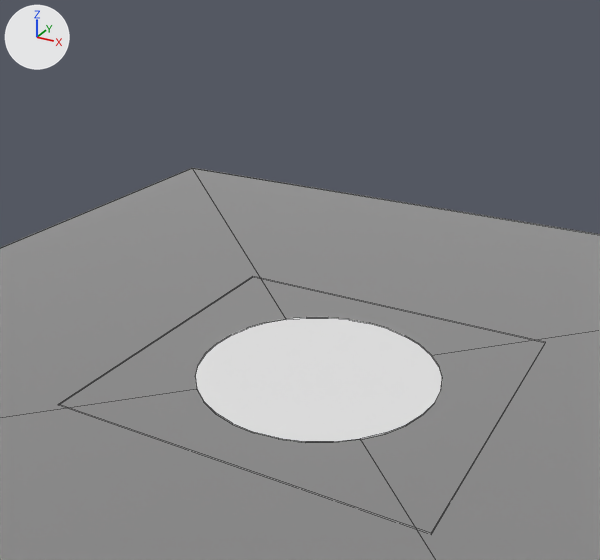
The Blender file fbx/New Folder/Map_MOD.blend as it was, and as the next commit left it.
One viewpoint serves both versions: a 50 mm camera at (6.81, -13.17, 8.54) aimed at (-0.1, -0.59, 2.25). Lighting does not change. The marker at upper left points along +X, +Y and +Z. Mesh edges are drawn as thin lines.

Objects in the first picture: 'Large_room_bottom', 'small_colway_bottom'.
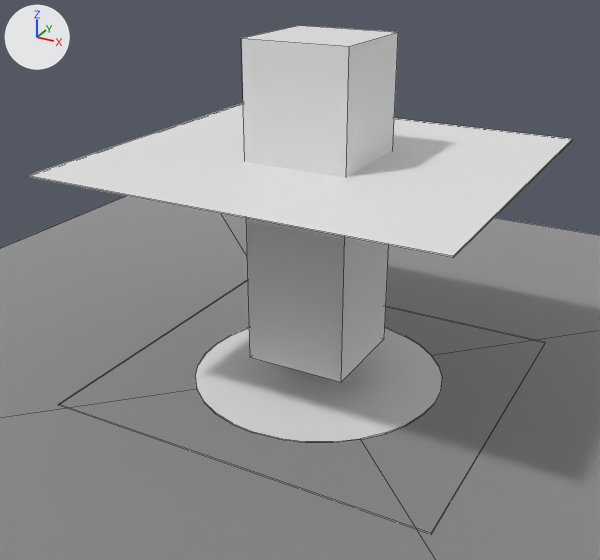
What differs and where, as boxes (x1, y1, x2, y2) in the pictures (600 x 560 px):
```json
{"object": "큐브.001", "change": "added", "after": [241, 25, 398, 382]}
{"object": "small_colway_top", "change": "shown", "after": [27, 103, 573, 258]}
```

Edits to the scene script, one JSON object a line:
```json
{"op": "add", "block": "me_큐브_004", "code": ["me_큐브_004 = bpy.data.meshes.new('큐브.004')", "me_큐브_004.from_pydata(...)  # a box spanning x -1.0..1.0, y -1.0..1.0, z -1.94..4.14"]}
{"op": "remove", "block": "ob_small_colway_top", "code": "ob_small_colway_top.hide_set(True)"}
{"op": "add", "block": "ob_큐브_001", "code": ["ob_큐브_001 = bpy.data.objects.new('큐브.001', me_큐브_004)", "ob_큐브_001.location = (0.0, 0.0, 2.5)"]}
```
